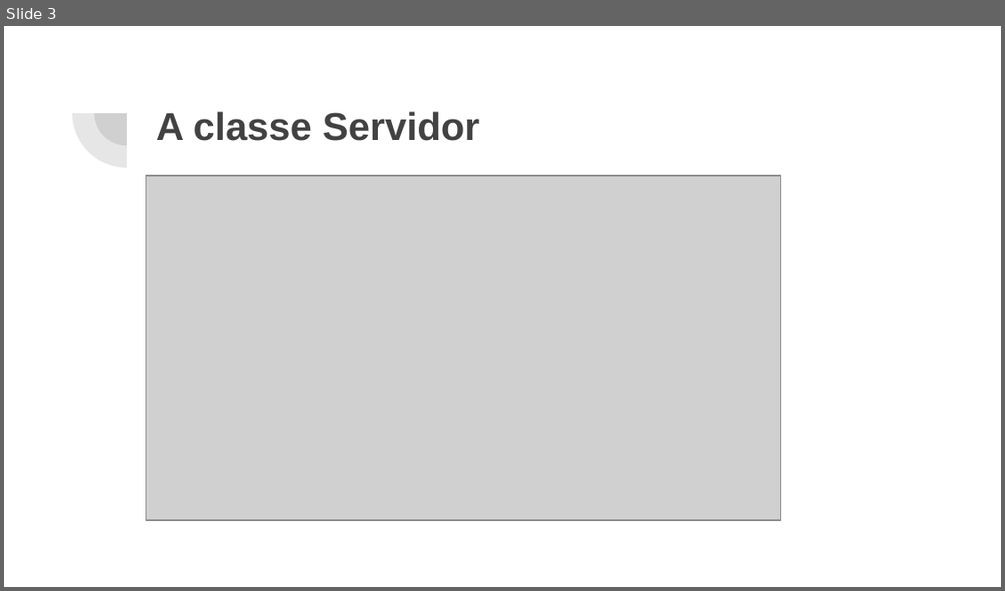
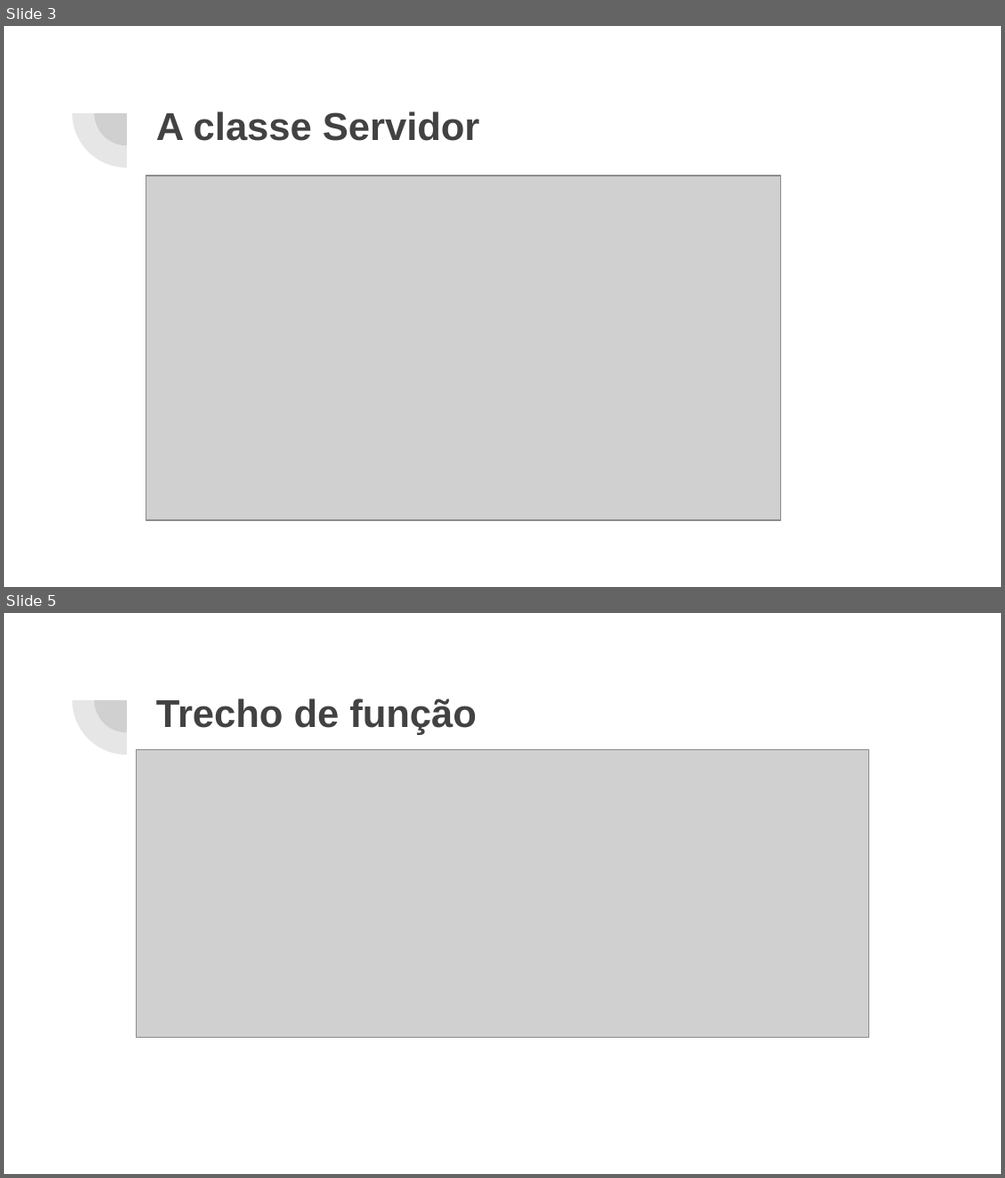
Before and after one commit to ronydesena/WhatsProg, a slide deck: WhatsProg.pptx. Shown one above the other, each under a label of ours: slide 3 before the commit, slides 3 and 5 after it; the slides between them are not shown. The pictures are 1005x591 and 1005x1178 pixels, drawn with LibreOffice and Linux fonts; fonts in the diff are those of the drawing; grey boxes stand for pictures. Boxes give left, top, right and bottom in pixels: in the first picture for what was removed or moved away, otherwise in the second. Text is boxed around its words. In the diff, an @@ line names an element or a change of style, - is before the commit and + after.

```diff
--- a/WhatsProg.pptx
+++ b/WhatsProg.pptx
@@ slide 5 added at bbox=[4, 613, 1001, 1174], background #FFFFFF; not listed: 2 template elements that a slide beside it also shows @@
@@ title added at bbox=[156, 698, 477, 735], 28 pt, text #424242, bold @@
+Trecho de função
@@ picture added at bbox=[137, 749, 868, 1038] @@
```
Also in this commit, not shown: 1 slide changed, 36 other files.
